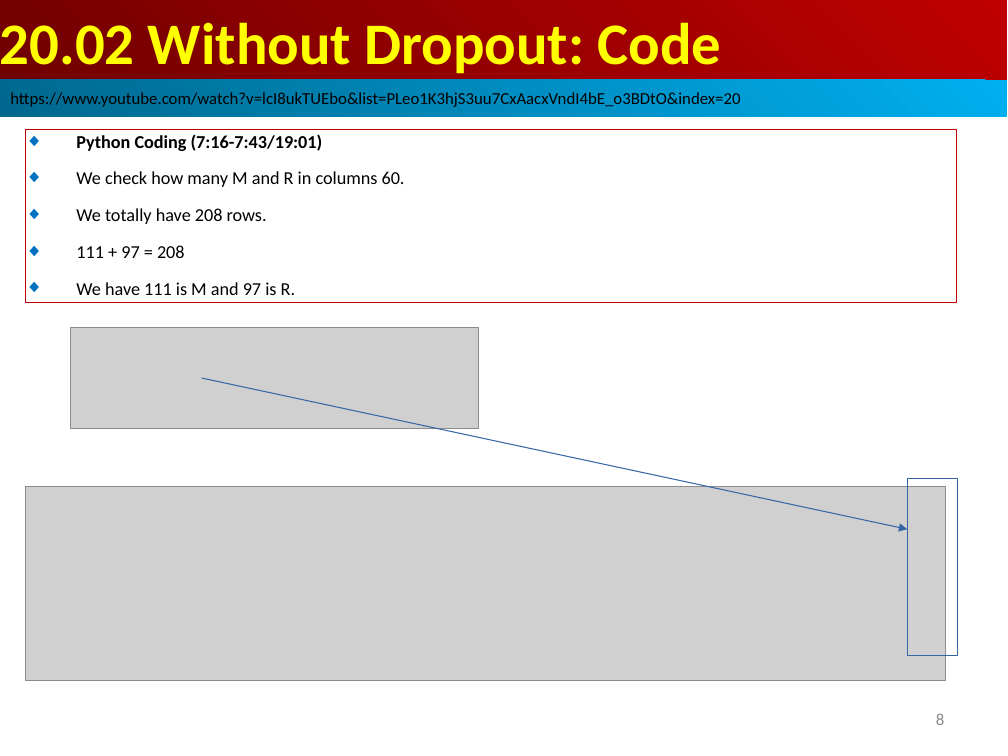
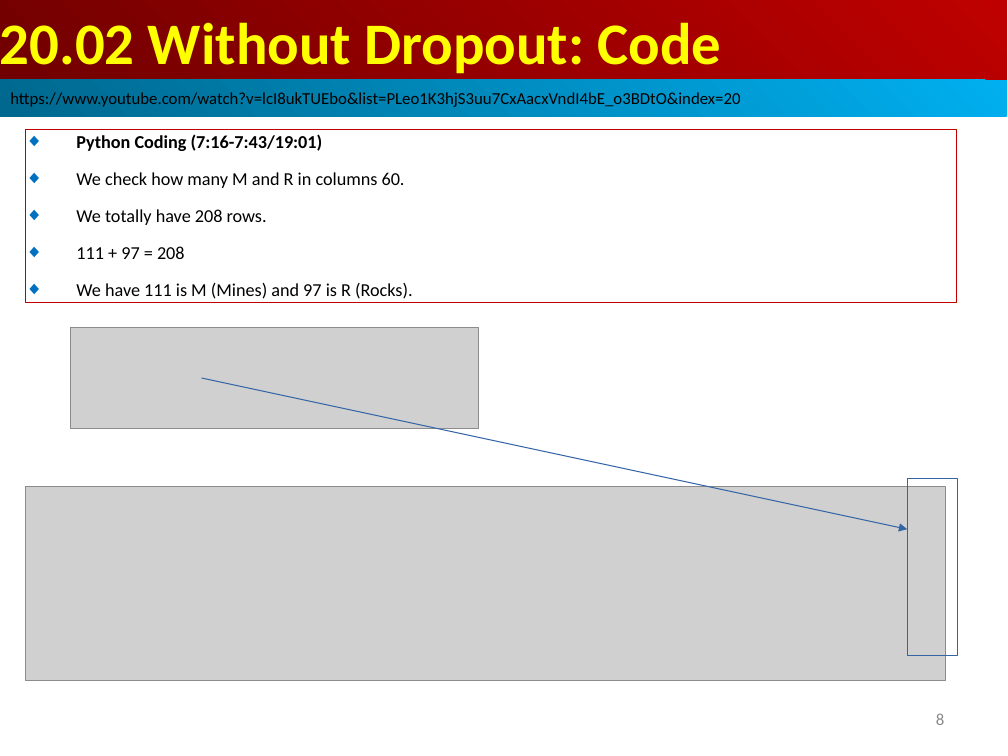
Before and after one commit to peterhchen/AIU_CS512_DL, a slide deck: slide 8 of 000_Lecture_Project/week10/001_Video/20.02_Without_Dropout_Code.ppt. Drawn at 1008x756 pixels with LibreOffice and Linux fonts; fonts in the diff are those of the drawing; grey boxes stand for pictures. Boxes give left, top, right and bottom in pixels: in the first picture for what was removed or moved away, otherwise in the second. Text is boxed around its words. In the diff, an @@ line names an element or a change of style, - is before the commit and + after.

```diff
--- a/000_Lecture_Project/week10/001_Video/20.02_Without_Dropout_Code.ppt
+++ b/000_Lecture_Project/week10/001_Video/20.02_Without_Dropout_Code.ppt
@@ text in rectangle at (x1=76, y1=283, x2=413, y2=299): text changed @@
-◆ We have 111 is M and 97 is R.
+◆ We have 111 is M (Mines) and 97 is R (Rocks).
```
Also in this commit, not shown: 1 other slide changed.
